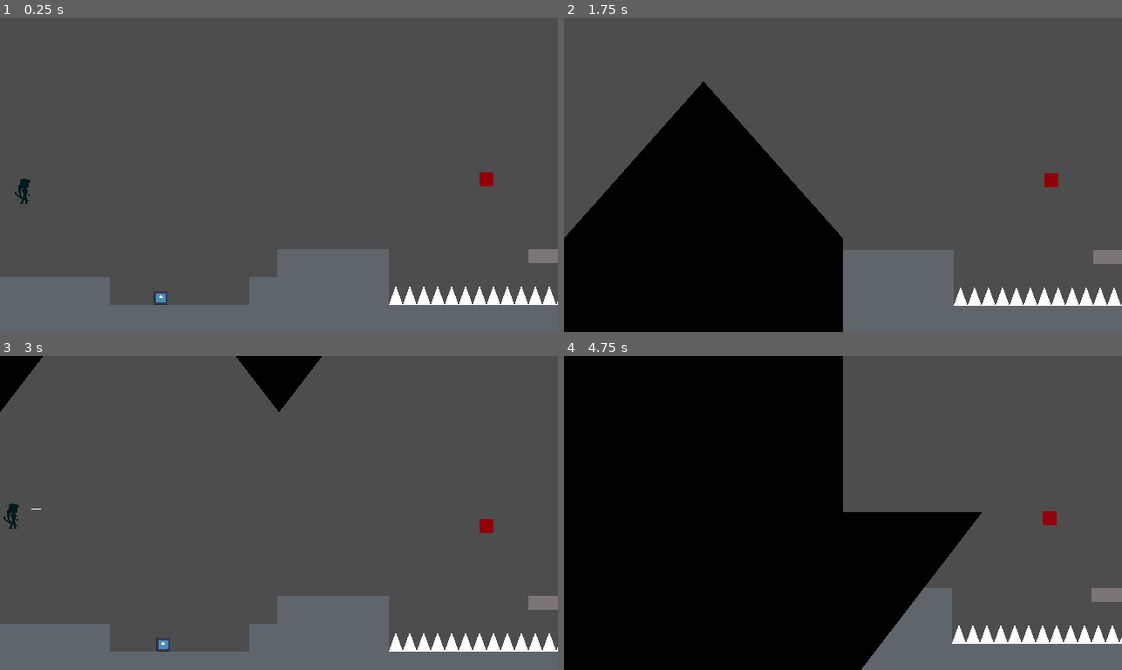
Above: before the commit, frames 1-4 (two rows, left to right).
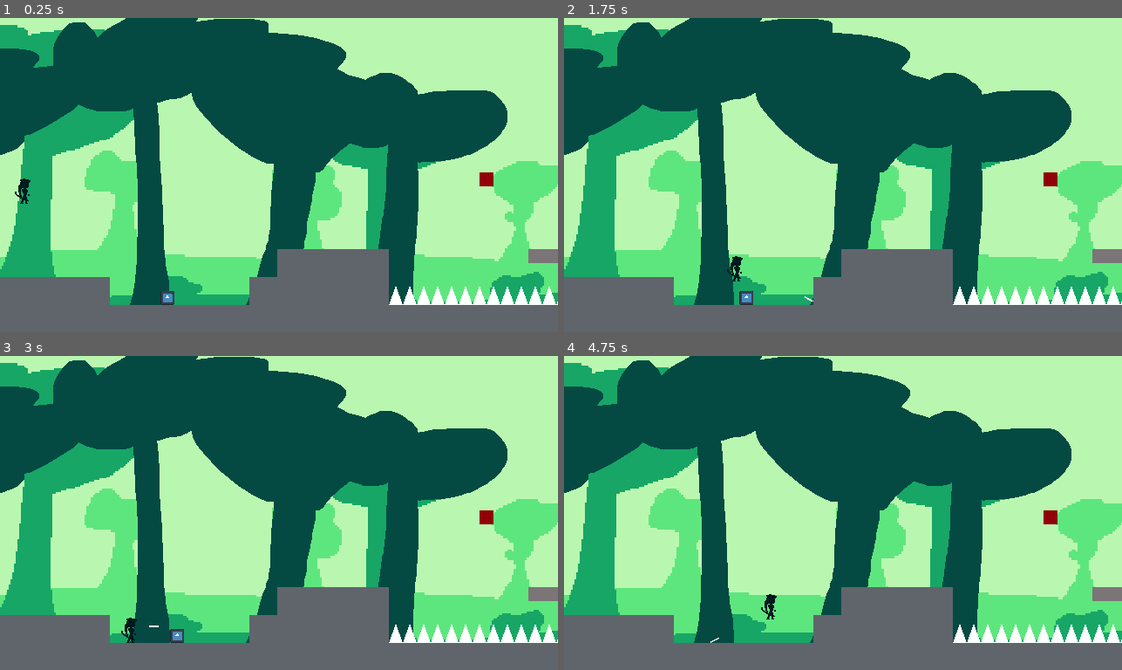
Above: after the commit, the same moments.

Repository: Borrow-Game/game-godot
Game: Godot game, scene res://Scenes/physics_sample_scene.tscn
The game is run twice, just before and just after one commit, with the same random seed, the same clock (stepped at 60 frames per second) and the same inputs. The engine's default icon, where the game draws it, is replaced by a stand-in: a white triangle on a blue panel in a dark square.
Inputs:
- Up to frame 1 (0.25 s): no input
- Up to frame 2 (1.75 s): tap Enter (ui_accept) at 0.5, 0.77, 1.52 s; hold Right (right) from 0.53 s (still down); tap X (dash) at 0.6 s; tap Shift (shoot bow) at 1.35 s
- Up to frame 3 (3 s): release Right (right) at 2.03 s; hold Left (left) 2.03-2.78 s; tap X (dash) at 2.1 s; hold Right (right) from 2.78 s (still down); tap Shift (shoot bow) at 2.85 s
- Up to frame 4 (4.75 s): tap Enter (ui_accept) at 3.02, 3.77, 4.52 s; tap X (dash) at 3.6 s; release Right (right) at 4.28 s; hold Left (left) from 4.28 s (still down); tap Shift (shoot bow) at 4.35 s

The runs differ from the first frame. In frame 1, 84% of the frame differs, in the area x 0-100%, y 0-92%; in frame 2, 91%; in frame 3, 88%; in frame 4, 94%, in the area x 0-100%, y 0-100%.

Commit message:
feat: parallax bg working

Diff:
--- a/Scenes/physics_sample_scene.tscn
+++ b/Scenes/physics_sample_scene.tscn
@@ -7,6 +7,10 @@
 [ext_resource type="PackedScene" uid="uid://ylta7hm7dobh" path="res://Scenes/moving_block.tscn" id="4_3xai4"]
 [ext_resource type="PackedScene" uid="uid://bn5nvsbru0mdw" path="res://Scenes/killing-object.tscn" id="5_erp6k"]
 [ext_resource type="PackedScene" uid="uid://cti0hhlcss2tr" path="res://Scenes/enemy2d.tscn" id="6_irbd7"]
+[ext_resource type="Texture2D" uid="uid://dhttn0u733i3n" path="res://Assets/textures/backgrounds/physics_sample_scene/Layer_3.png" id="8_3xbti"]
+[ext_resource type="Texture2D" uid="uid://bpuw2tcdaplkq" path="res://Assets/textures/backgrounds/physics_sample_scene/Layer_2.png" id="9_860t1"]
+[ext_resource type="Texture2D" uid="uid://8i3uphbu25ne" path="res://Assets/textures/backgrounds/physics_sample_scene/Layer_1.png" id="10_jg0nf"]
+[ext_resource type="Texture2D" uid="uid://bidhnytjulmee" path="res://Assets/textures/backgrounds/physics_sample_scene/Layer_0.png" id="11_efdi7"]
 
 [node name="scene" type="Node2D" node_paths=PackedStringArray("Camera")]
 script = ExtResource("1_wtlnw")
@@ -1076,3 +1080,39 @@
 position = Vector2(880, 32)
 scale = Vector2(4, 1)
 aim_position = Vector2(880, 88)
+
+[node name="ParallaxBackground" type="ParallaxBackground" parent="."]
+
+[node name="ParallaxLayer4" type="ParallaxLayer" parent="ParallaxBackground"]
+position = Vector2(945, -26)
+scale = Vector2(4, 4)
+motion_scale = Vector2(0.2, 0.2)
+motion_mirroring = Vector2(1440, 0)
+
+[node name="Sprite2D" type="Sprite2D" parent="ParallaxBackground/ParallaxLayer4"]
+texture = ExtResource("8_3xbti")
+
+[node name="ParallaxLayer3" type="ParallaxLayer" parent="ParallaxBackground"]
+position = Vector2(945, -25)
+scale = Vector2(2.5, 2.5)
+motion_scale = Vector2(0.4, 0.4)
+motion_mirroring = Vector2(1440, 0)
+
+[node name="Sprite2D" type="Sprite2D" parent="ParallaxBackground/ParallaxLayer3"]
+texture = ExtResource("9_860t1")
+
+[node name="ParallaxLayer2" type="ParallaxLayer" parent="ParallaxBackground"]
+position = Vector2(945, -24)
+scale = Vector2(2, 2)
+motion_scale = Vector2(0.5, 0.5)
+motion_mirroring = Vector2(1440, 0)
+
+[node name="Sprite2D" type="Sprite2D" parent="ParallaxBackground/ParallaxLayer2"]
+texture = ExtResource("10_jg0nf")
+
+[node name="ParallaxLayer" type="ParallaxLayer" parent="ParallaxBackground"]
+position = Vector2(945, -26)
+motion_mirroring = Vector2(1440, 0)
+
+[node name="Sprite2D" type="Sprite2D" parent="ParallaxBackground/ParallaxLayer"]
+texture = ExtResource("11_efdi7")
--- a/Scripts/enemy_2d.gd
+++ b/Scripts/enemy_2d.gd
@@ -1,7 +1,7 @@
 extends CharacterBody2D
 @onready var startposition = self.position
 @export  var goal_position = Vector2()
-@export var speed = 10
+@export var speed = 40
 
 func _on_area_2d_body_entered(body: Node2D) -> void:
 	if body.is_in_group("arrow"):
@@ -16,11 +16,6 @@
 
 
 func _physics_process(delta: float) -> void:
-
-
-
-
-
 	velocity.x = speed
 
 	if self.position.x >= goal_position.x :
Binary file added: Assets/textures/backgrounds/physics_sample_scene/Layer_0.png
Not shown, added: Assets/textures/backgrounds/physics_sample_scene/Layer_0.png.import
Binary file added: Assets/textures/backgrounds/physics_sample_scene/Layer_1.png
Not shown, added: Assets/textures/backgrounds/physics_sample_scene/Layer_1.png.import
Binary file added: Assets/textures/backgrounds/physics_sample_scene/Layer_2.png
Not shown, added: Assets/textures/backgrounds/physics_sample_scene/Layer_2.png.import
Binary file added: Assets/textures/backgrounds/physics_sample_scene/Layer_3.png
Not shown, added: Assets/textures/backgrounds/physics_sample_scene/Layer_3.png.import
Not shown: 1 places in Scenes/physics_sample_scene.tscn that only renumber resources
